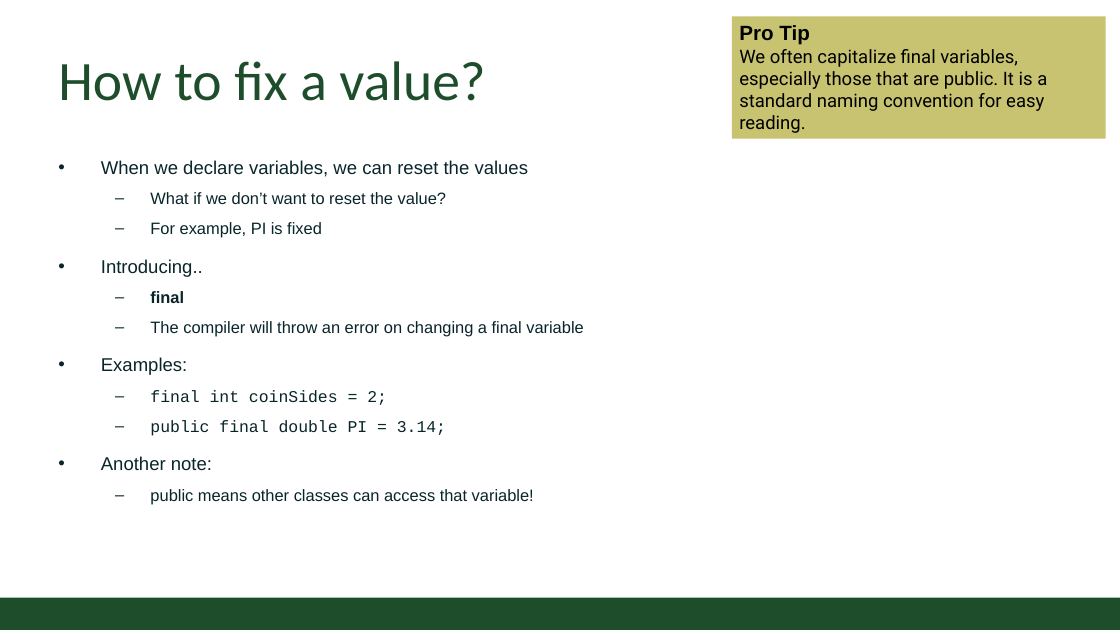
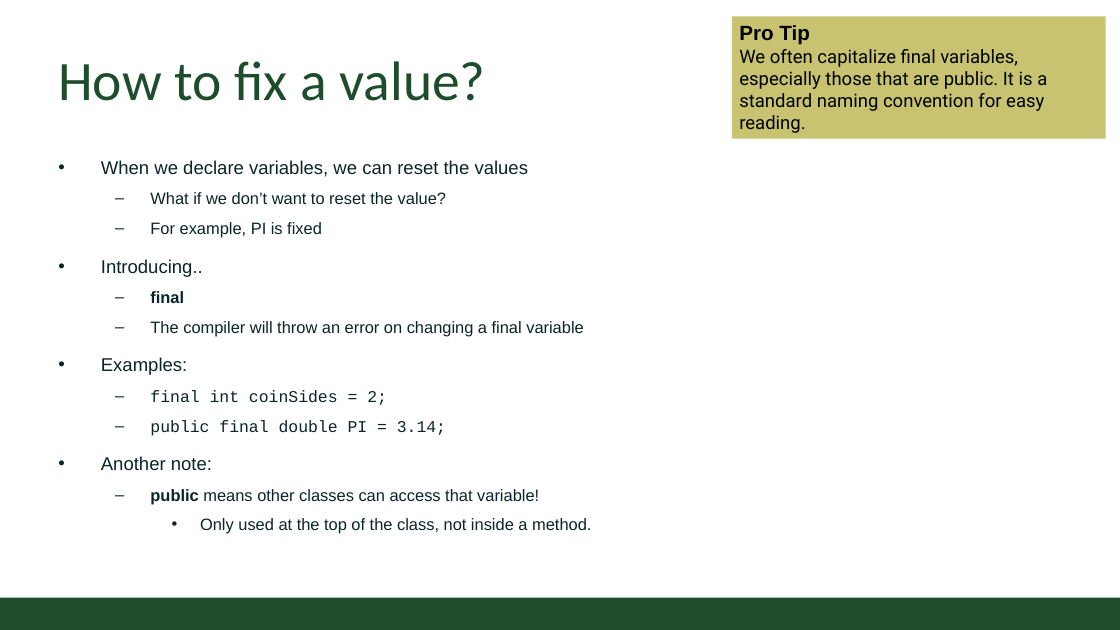
Before and after one commit to CSU-CompSci-CS163-4/Handouts, a slide deck: slide 6 of slides/On-Campus/05_01_Final_Types_Modulo.pptx (slide 3 before the commit). Drawn at 1120x630 pixels with LibreOffice and Linux fonts; fonts in the diff are those of the drawing; background and template pictures are left out. Boxes give left, top, right and bottom in pixels: in the first picture for what was removed or moved away, otherwise in the second. Text is boxed around its words. In the diff, an @@ line names an element or a change of style, - is before the commit and + after.

```diff
--- a/slides/On-Campus/05_01_Final_Types_Modulo.pptx
+++ b/slides/On-Campus/05_01_Final_Types_Modulo.pptx
@@ text at (150, 489, 539, 504): bold on in "public" @@
@@ text at (200, 518, 591, 534): paragraph added @@
+    • Only used at the top of the class, not inside a method.
```
Also in this commit, not shown: 3 slides added.
